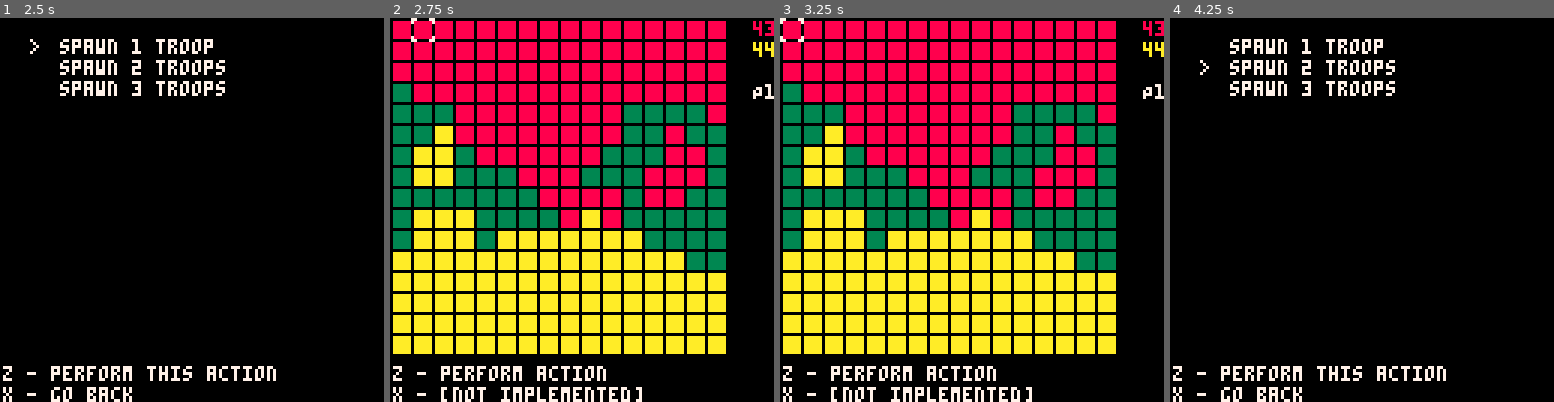
Above: before the commit, frames 1-4 (left to right).
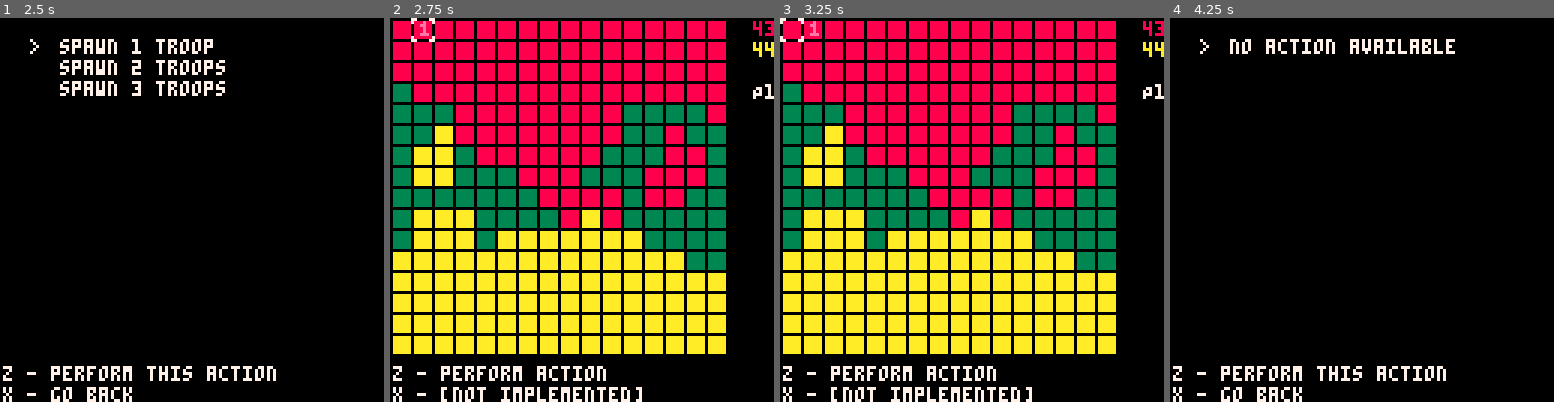
Above: after the commit, the same moments.

Repository: CicadaCinema/Shapebase
Game: PICO-8 cartridge main.p8
Same seed, same stepped clock (60 frames per second), same inputs: the game is played once before the commit and once after it.
Inputs:
- Up to frame 1 (2.5 s): tap X (X key) at 0.33, 1.07, 1.85 s; tap O (Z key) at 0.7, 1.7, 2.1 s; hold Right 1.6-2.1 s; hold Up 2.15-2.42 s; hold Right from 2.47 s (still down)
- Up to frame 2 (2.75 s): keep holding Right; tap O (Z key) at 2.5 s
- Up to frame 3 (3.25 s): tap O (Z key) at 2.9 s; tap X (X key) at 2.97 s; release Right at 3.03 s; hold Left from 3.08 s (still down)
- Up to frame 4 (4.25 s): tap O (Z key) at 3.3, 3.7, 4.1 s; release Left at 3.58 s; hold Down 3.63-3.97 s; hold Right from 4.02 s (still down); tap X (X key) at 4.08 s

Frame 1 is identical in both runs. In frame 2, less than 0.1% of the frame differs, in the area x 7-11%, y 0-5%; in frame 3, less than 0.1%; in frame 4, 2.4%, in the area x 7-75%, y 5-21%.

Commit message:
you can now spawn 1,2 or 3 troops on empty spaces of your own territory

Diff:
--- a/main.p8
+++ b/main.p8
@@ -1,6 +1,13 @@
 pico-8 cartridge // http://www.pico-8.com
 version 21
 __lua__
+
+-- add n troops to the grid
+function add_troops(n)
+	for i=1,n do
+		grid[cursor_pos[2]+1][cursor_pos[1]+1] = troops_spawn_dict[current_player][grid[cursor_pos[2]+1][cursor_pos[1]+1]]
+	end
+end
 
 function _init()
 	current_player = 1
@@ -34,6 +41,16 @@
 		{2,1,3},
 		{2,3,1}
 	}
+
+	-- troops_spawn_dict[n][m] where n=player number, m=foreground sprite is the
+	-- sprite number to be displayed when 1 troop is spawned
+	troops_spawn_dict = {{},{}}
+	troops_spawn_dict[1][9] = 3
+	troops_spawn_dict[1][3] = 4
+	troops_spawn_dict[1][4] = 5
+	troops_spawn_dict[2][9] = 6
+	troops_spawn_dict[2][6] = 7
+	troops_spawn_dict[2][7] = 8
 
 	-- backdrop stores terrain (background)
 	backdrop = {
@@ -116,10 +133,21 @@
 			current_action = {nil, {}}
 		-- if user has picked an action
 		elseif (btnp(4)) then
+			chosen_action = current_action[2][action_cursor_pos]
+
 			-- deduct player points
-			player_points[current_player] -= current_action[2][action_cursor_pos][2]
-
-			-- BIG ACTION IF STATEMENT GOES HERE
+			player_points[current_player] -= chosen_action[2]
+
+			-- BIG ACTION IF STATEMENT GOES HERE (SEE BELOW)
+
+			-- use troops spawn dict to add appropriate numbers of troops
+			if (chosen_action[1]=="spawn 1 troop") do
+				add_troops(1)
+			elseif (chosen_action[1]=="spawn 2 troops") then
+				add_troops(2)
+			elseif (chosen_action[1]=="spawn 3 troops") then
+				add_troops(3)
+			end
 
 			-- go back to map screen
 			current_action = {nil, {}}
